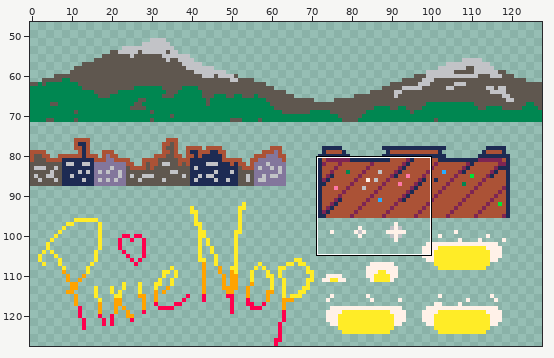
Two versions of one pixel-art file, starsmatter/gfx.aseprite. The first picture is a wide view before the edit; the outline marks the close-up.
Close-up. Before:
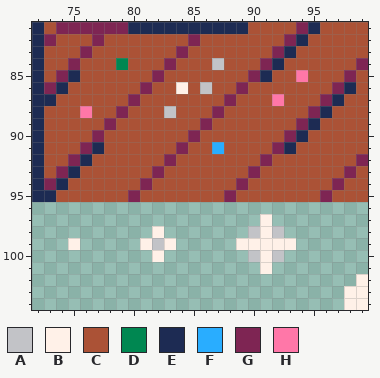
128x128 pixels, 1 frame. Shown: x 72..99, y 81..104. The wide view leaves out empty margins.
Visible layers, top first: "Layer 6", "Layer 7", "Layer 3".
Palette (. is transparent): A #c2c3c7  B #fff1e8  C #ab5236  D #008751  E #1d2b53  F #29adff  G #7e2553  H #ff77a8
Pixels before, first column x 72:
 81 ECGGGGGGEEEEEEEEEECCCCGECCCC
 82 EGCCCGCCCCCCCGCCCCCCCGECCCCC
 83 ECCCGCCCCCCCGCCCCCCCGECCCCCC
 84 ECCGCCCDCCCGCCCACCCGECCCCCCG
 85 ECGECCCCCCGCCCCCCCGECCHCCCGC
 86 EGECCCCCCGCCBCACCGCCCCCCCGEC
 87 EECCCCCCGCCCCCCCGCCCHCCCGECC
 88 ECCCHCCGCCCACCCGCCCCCCCGECCC
 89 ECCCCCGCCCCCCCGCCCCCCCGECCCC
 90 ECCCCGCCCCCCCGCCCCCCCGECCCCC
 91 ECCCGECCCCCCGCCFCCCCGECCCCCC
 92 ECCGECCCCCCGCCCCCCCGCCCCCCCG
 93 ECGECCCCCCGCCCCCCCGCCCCCCCGC
 94 EGECCCCCCGCCCCCCCGCCCCCCCGCC
 95 EECCCCCCGCCCCCCCGCCCCCCCGCCC
 96 ............................
 97 ...................B........
 98 ..........B.......ABA.......
 99 ...B.....BAB.....BBBBB......
100 ..........B.......ABA.......
101 ...................B........
102 ...........................B
103 ..........................BB
104 ..........................BB
New version:
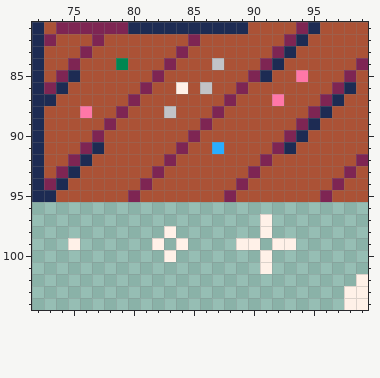
The edit:
Layer "Layer 6":
y 98: x 82..83 B. -> .B; x 90 A -> .; x 92 A -> .
y 99: x 81..84 BAB. -> .B.B; x 91 B -> .
y 100: x 82..83 B. -> .B; x 90 A -> .; x 92 A -> .
